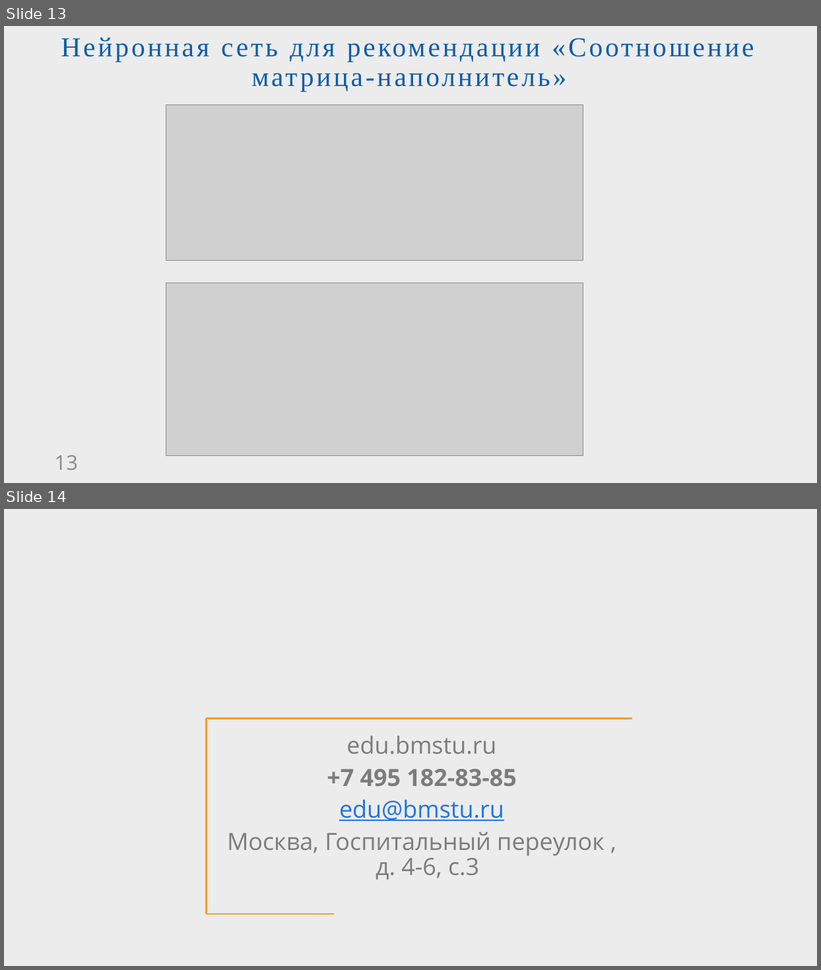
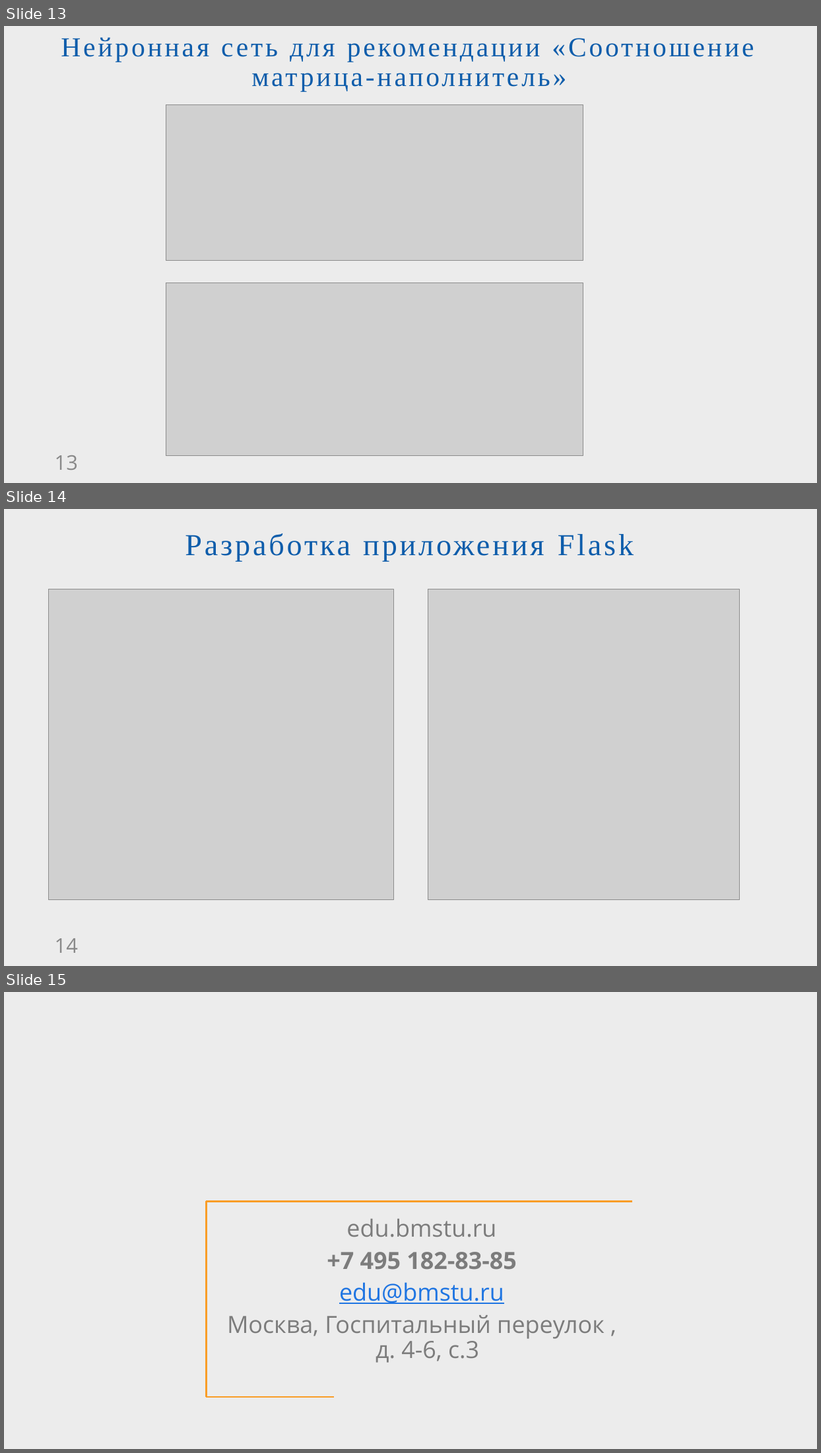
Before and after one commit to Alexandra2208/Alexa, a slide deck: Презентация_МГТУ_ВКР.pptx. Shown one above the other, each under a label of ours: slides 13 and 14 before the commit, slides 13, 14 and 15 after it. The pictures are 821x970 and 821x1453 pixels, drawn with LibreOffice and Linux fonts; fonts in the diff are those of the drawing; grey boxes stand for pictures; background and template pictures are left out. Boxes give left, top, right and bottom in pixels: in the first picture for what was removed or moved away, otherwise in the second. Text is boxed around its words. In the diff, an @@ line names an element or a change of style, - is before the commit and + after.

```diff
--- a/Презентация_МГТУ_ВКР.pptx
+++ b/Презентация_МГТУ_ВКР.pptx
@@ slide 14 added at <box>4,509,817,966</box>, background #ECECEC @@
@@ title added at <box>185,533,634,561</box>, 36 pt, text #0E5DAB @@
+Разработка приложения Flask
@@ picture added at <box>48,589,394,900</box> @@
@@ picture added at <box>428,589,740,900</box> @@
@@ page number added at <box>55,939,78,953</box>, 24 pt, text #898989 @@
+14
@@ what was slide 14 is now slide 15 @@
```
Also in this commit, not shown: 1 other file.
